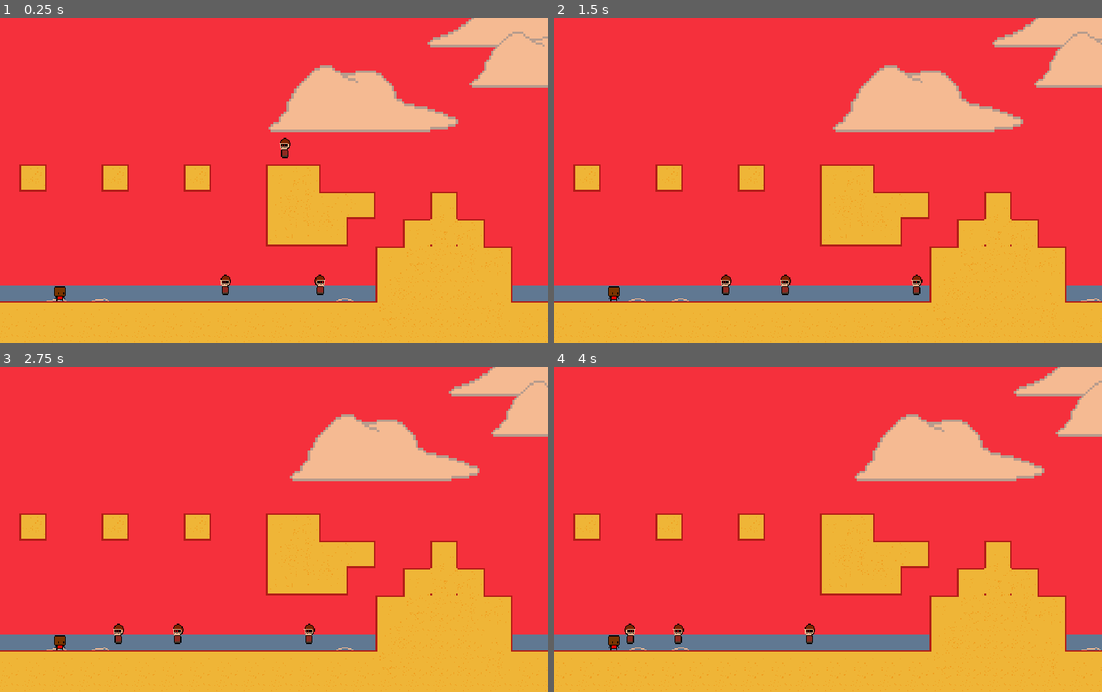
Above: before the commit, frames 1-4 (two rows, left to right).
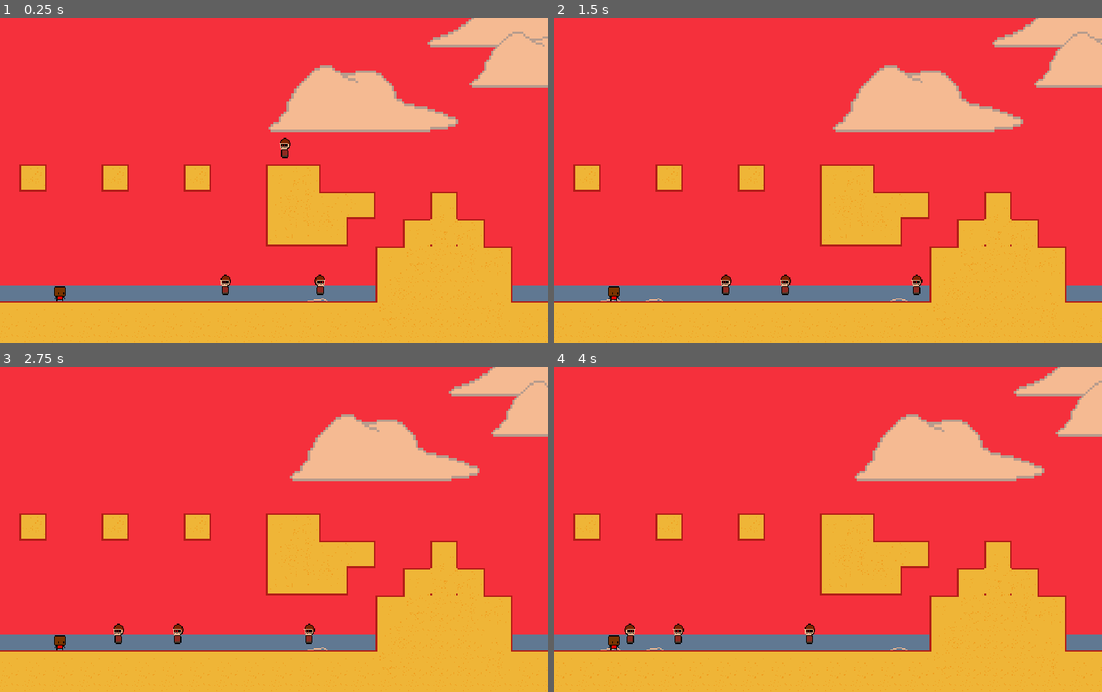
Above: after the commit, the same moments.

Repository: AdamSmif/Sportsball-Adventures
Game: Godot game, scene res://Levels/World.tscn
The game is run twice, just before and just after one commit, with the same random seed, the same clock (stepped at 60 frames per second) and the same inputs. This scene is started directly instead of the project's main scene.
Inputs:
- Up to frame 1 (0.25 s): no input
- Up to frame 2 (1.5 s): hold Up (ui_up) from 0.53 s (still down); tap Space (jump) at 0.77 s
- Up to frame 3 (2.75 s): tap Space (jump) at 1.52 s; release Up (ui_up) at 2.03 s
- Up to frame 4 (4 s): hold Up (ui_up) from 2.78 s (still down); tap Space (jump) at 3.02, 3.77 s

The runs differ from the first frame. In frame 1, less than 0.1% of the frame differs, in the area x 8-65%, y 86-88%; in frame 2, less than 0.1%, in the area x 8-100%, y 86-88%; in frame 3, less than 0.1%; in frame 4, less than 0.1%.

Commit message:
updated speaker sprite + flipped dan smith's sprite in village

Diff:
--- a/Enemies+Allies/DanSmith/DanSmith.gd
+++ b/Enemies+Allies/DanSmith/DanSmith.gd
@@ -6,4 +6,5 @@
 
 func _ready():
 	motion.y += GRAVITY
+	$Sprite.flip_h = true
 	$Sprite.play("idle")
--- a/Levels/World.tscn
+++ b/Levels/World.tscn
@@ -120,47 +120,48 @@
 
 [node name="Ocean" parent="." instance=ExtResource( 25 )]
 position = Vector2( 303.263, 526.705 )
+frame = 2
 
 [node name="Ocean2" parent="." instance=ExtResource( 25 )]
 position = Vector2( 559.074, 526.523 )
-frame = 2
+frame = 1
 
 [node name="Ocean3" parent="." instance=ExtResource( 25 )]
 position = Vector2( 812.435, 526.523 )
-frame = 1
 
 [node name="Ocean7" parent="." instance=ExtResource( 25 )]
 position = Vector2( 1069.43, 526.523 )
+frame = 2
 
 [node name="Ocean10" parent="." instance=ExtResource( 25 )]
 position = Vector2( 1325.78, 525.804 )
-frame = 2
+frame = 1
 
 [node name="Ocean11" parent="." instance=ExtResource( 25 )]
 position = Vector2( 1582.94, 525.804 )
-frame = 2
+frame = 1
 
 [node name="Ocean12" parent="." instance=ExtResource( 25 )]
 position = Vector2( 1839.2, 526.398 )
-frame = 2
+frame = 1
 
 [node name="Ocean4" parent="." instance=ExtResource( 25 )]
 position = Vector2( 47.0103, 527.286 )
+frame = 2
 
 [node name="Ocean5" parent="." instance=ExtResource( 25 )]
 position = Vector2( -281.99, 527.286 )
+frame = 2
 
 [node name="Ocean6" parent="." instance=ExtResource( 25 )]
 position = Vector2( -537.99, 527.286 )
-frame = 2
+frame = 1
 
 [node name="Ocean8" parent="." instance=ExtResource( 25 )]
 position = Vector2( -792.99, 527.286 )
-frame = 1
 
 [node name="Ocean9" parent="." instance=ExtResource( 25 )]
 position = Vector2( -842.99, 527.286 )
-frame = 1
 
 [node name="Sky" type="Sprite" parent="."]
 show_behind_parent = true
--- a/project.godot
+++ b/project.godot
@@ -24,6 +24,7 @@
 
 window/size/width=640
 window/size/height=380
+window/size/fullscreen=true
 window/size/test_width=1280
 window/size/test_height=720
 window/stretch/mode="2d"
Binary file changed: Assets/speaker.png
